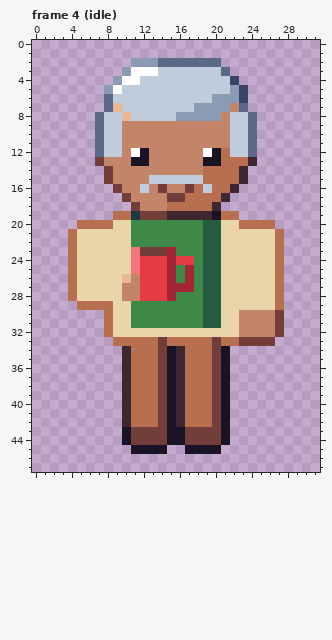
Pixel-art file, stored at art/road/chatty-neighbour.aseprite. This is how it looked before the edit.
32x48 pixels, 4 frames. Shown: frame 4 (idle). The commit also changed other frames, which this record leaves out.
And afterwards:
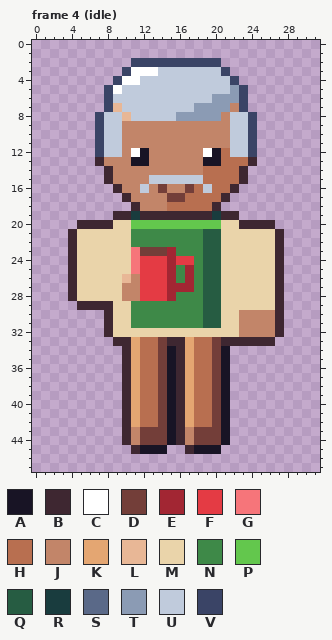
Palette (. is transparent): A #181425  B #3e2731  C #ffffff  D #733e39  E #a22633  F #e43b44  G #f6757a  H #b86f50  J #c28569  K #e4a672  L #e8b796  M #ead4aa  N #3e8948  P #63c74d  Q #265c42  R #193c3e  S #5a6988  T #8b9bb4  U #c0cbdc  V #3a4466
What changed:
Changed rows in their new state; - is an unchanged pixel.
Frame 4 (idle):
first column x 4:
 2 -------VVVVVVVVVV-------
 3 ------V----------V------
 4 -----V------------------
 5 ----V-------------------
 6 ----V-------------------
 7 ----V--------------V----
 8 ---V----------------V---
 9 ---V----------------V---
10 ---V----------------V---
11 ---V----------------V---
12 ---V----------------V---
13 ---B--------------------
14 ----B-------------------
15 ----B-------------------
16 -----B------------------
17 ------B-----------------
18 -------B----------------
19 -----BB-BBB-----RBB-----
20 -BBBB--PPPPPPPPPP--BBBB-
21 B----------------------B
22 B----------------------B
23 B----------------------B
24 B----------------------B
25 B----------------------B
26 B----------------------B
27 B----------------------B
28 B----------------------B
29 -BBBB------------------B
30 ----B------------------B
31 ----B------------------B
32 ----B------------------B
33 -----BBK---BBK---BBBBBB-
34 -------K-----K----------
35 -------K-----K----------
36 -------K-----K----------
37 -------K-----K----------
38 -------K-----K----------
39 -------K-----K----------
40 -------K-----K----------
41 -------K-----K----------
42 -------K-----K----------
43 ------BJ----BJ----------
44 ------BJ----BJ----------
45 -------B-----B----------
Pixel boxes of the changes (left, top, right, bottom) in both pictures:
changed: (68, 58, 284, 454)
